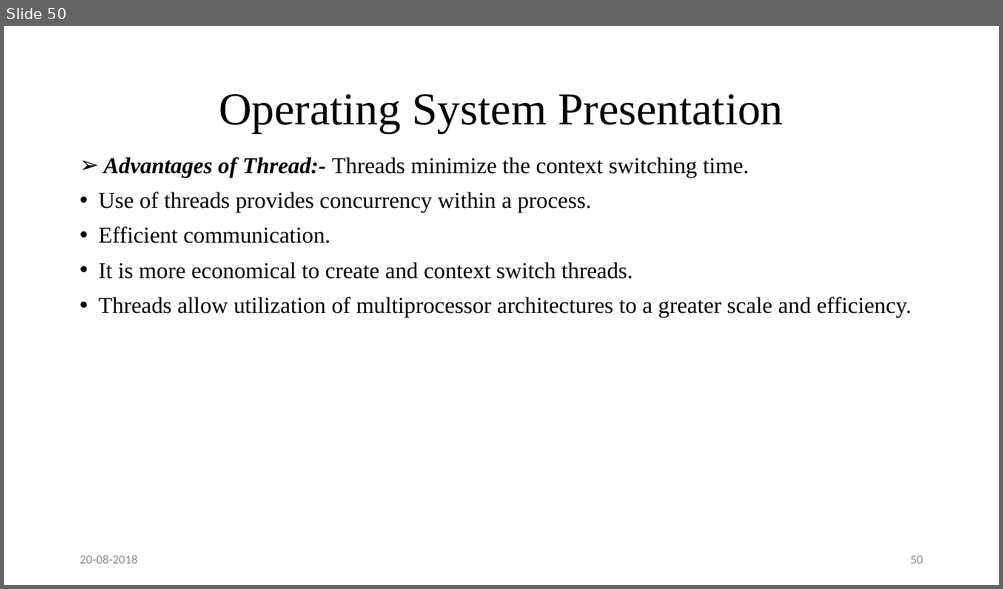
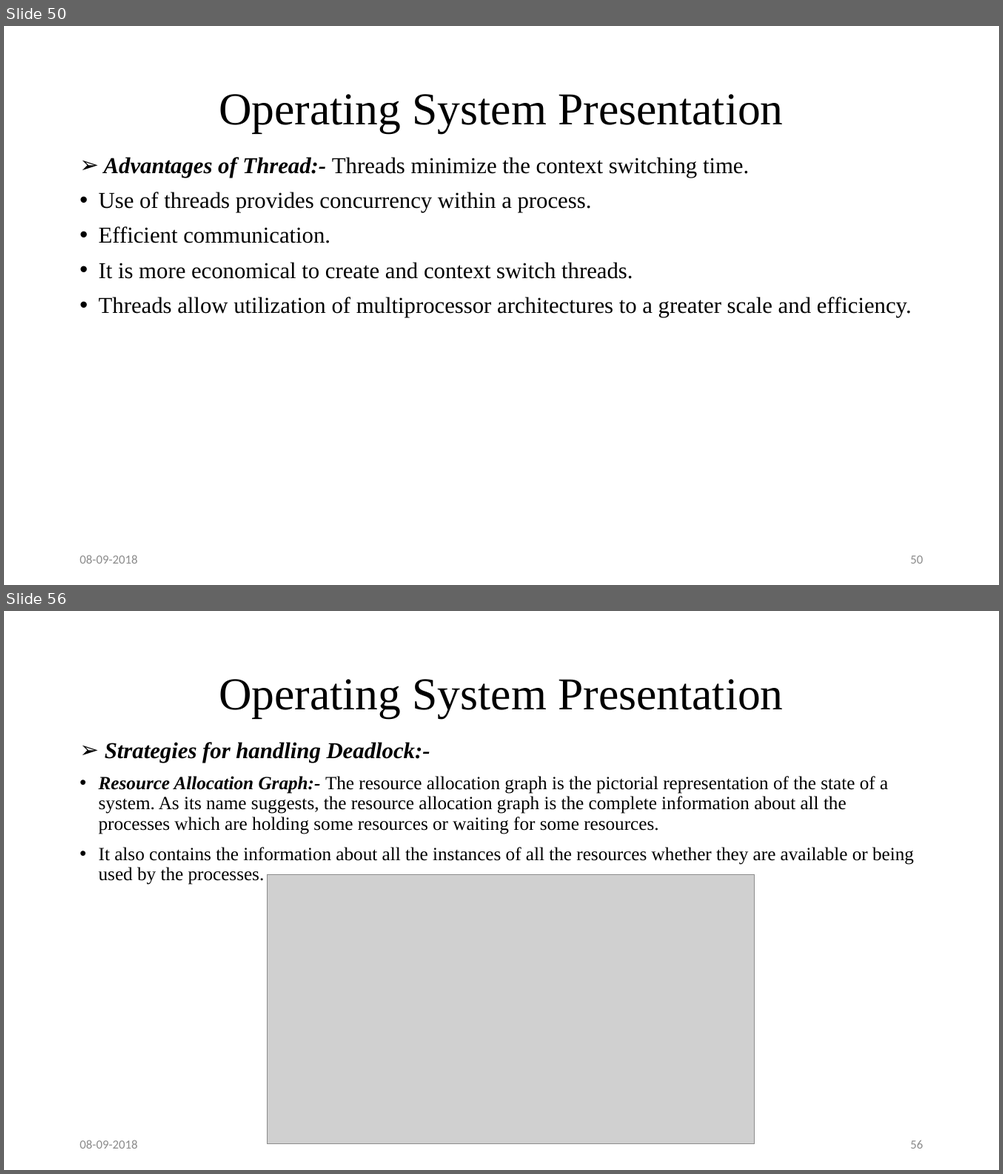
Before and after one commit to sumonkarmakar/Presentation, a slide deck: Operating System Presentation.pptx. Shown one above the other, each under a label of ours: slide 50 before the commit, slides 50 and 56 after it; the slides between them are not shown. The pictures are 1003x589 and 1003x1174 pixels, drawn with LibreOffice and Linux fonts; fonts in the diff are those of the drawing; grey boxes stand for pictures. Boxes give left, top, right and bottom in pixels: in the first picture for what was removed or moved away, otherwise in the second. Text is boxed around its words. In the diff, an @@ line names an element or a change of style, - is before the commit and + after.

```diff
--- a/Operating System Presentation.pptx
+++ b/Operating System Presentation.pptx
@@ slide 56 added at [4,611,999,1170], background #FFFFFF @@
@@ title added at [219,679,782,718], 44 pt, text #000000 @@
+Operating System Presentation
@@ text added at [99,742,913,885], 18 pt, text #000000 @@
+➢ Strategies for handling Deadlock:-
+• Resource Allocation Graph:- The resource allocation graph is the pictorial representation of the state of a system. As its name suggests, the resource allocation graph is the complete information about all the processes which are holding some resources or waiting for some resources.
+• It also contains the information about all the instances of all the resources whether they are available or being used by the processes.
@@ picture added at [267,875,754,1145] @@
@@ text added at [79,1140,137,1149], 12 pt, text #8C8C8C @@
+08-09-2018
@@ page number added at [910,1141,922,1149], 12 pt, text #8C8C8C @@
+56
@@ slide 50 changed as well @@
@@ text at [79,555,137,564]: text changed @@
-20-08-2018
+08-09-2018
```
Also in this commit, not shown: 50 other slides changed, 85 other slides added.
